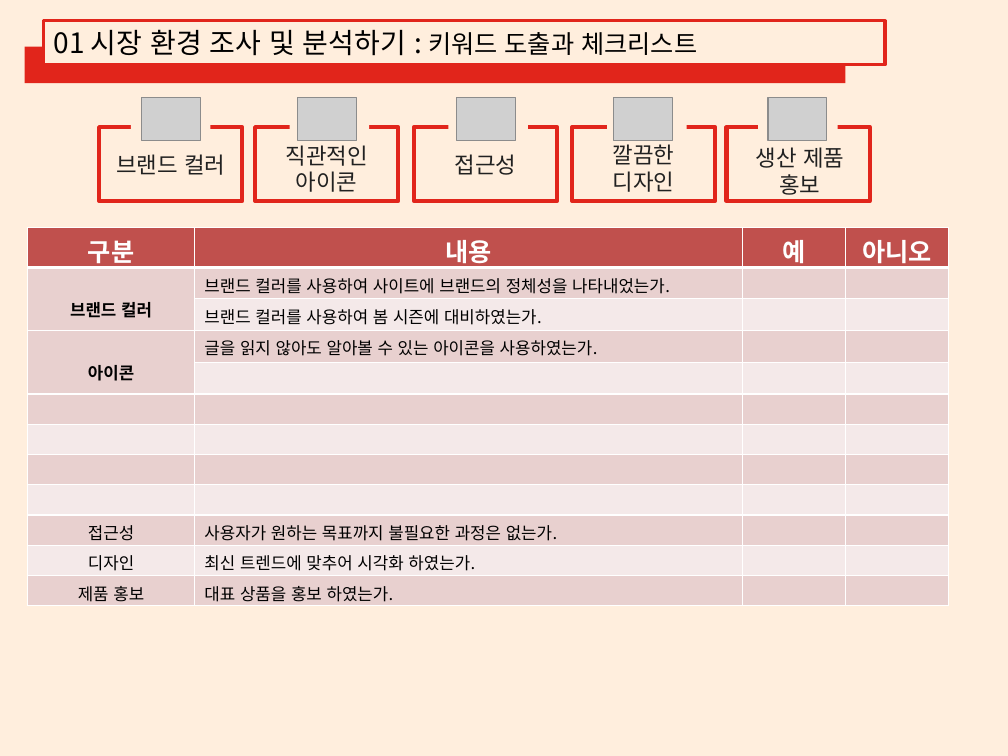
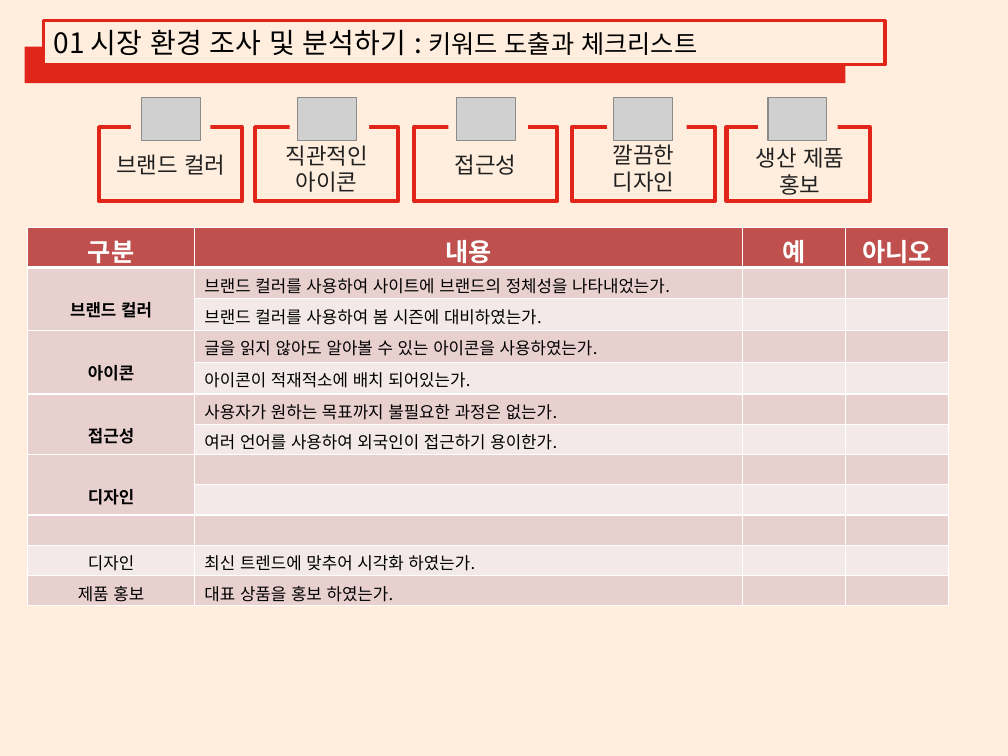
Before and after one commit to LEEGYUNGRIM/report01, a slide deck: slide 9 of 디자인설계 및 조사분석.pptx. Drawn at 1008x756 pixels with LibreOffice and Linux fonts; fonts in the diff are those of the drawing; grey boxes stand for pictures. Boxes give left, top, right and bottom in pixels: in the first picture for what was removed or moved away, otherwise in the second. Text is boxed around its words. In the diff, an @@ line names an element or a change of style, - is before the commit and + after.

```diff
--- a/디자인설계 및 조사분석.pptx
+++ b/디자인설계 및 조사분석.pptx
@@ table at <box>28,227,948,606</box> @@
+row 5:  | 아이콘이 적재적소에 배치 되어있는가. |  | 
+row 6: 접근성 | 사용자가 원하는 목표까지 불필요한 과정은 없는가. |  | 
+row 7:  | 여러 언어를 사용하여 외국인이 접근하기 용이한가. |  | 
+row 8: 디자인 |  |  | 
-row 7:  |  |  | 
-row 8:  |  |  | 
-row 9:  |  |  | 
-row 10: 접근성 | 사용자가 원하는 목표까지 불필요한 과정은 없는가. |  | 
```
